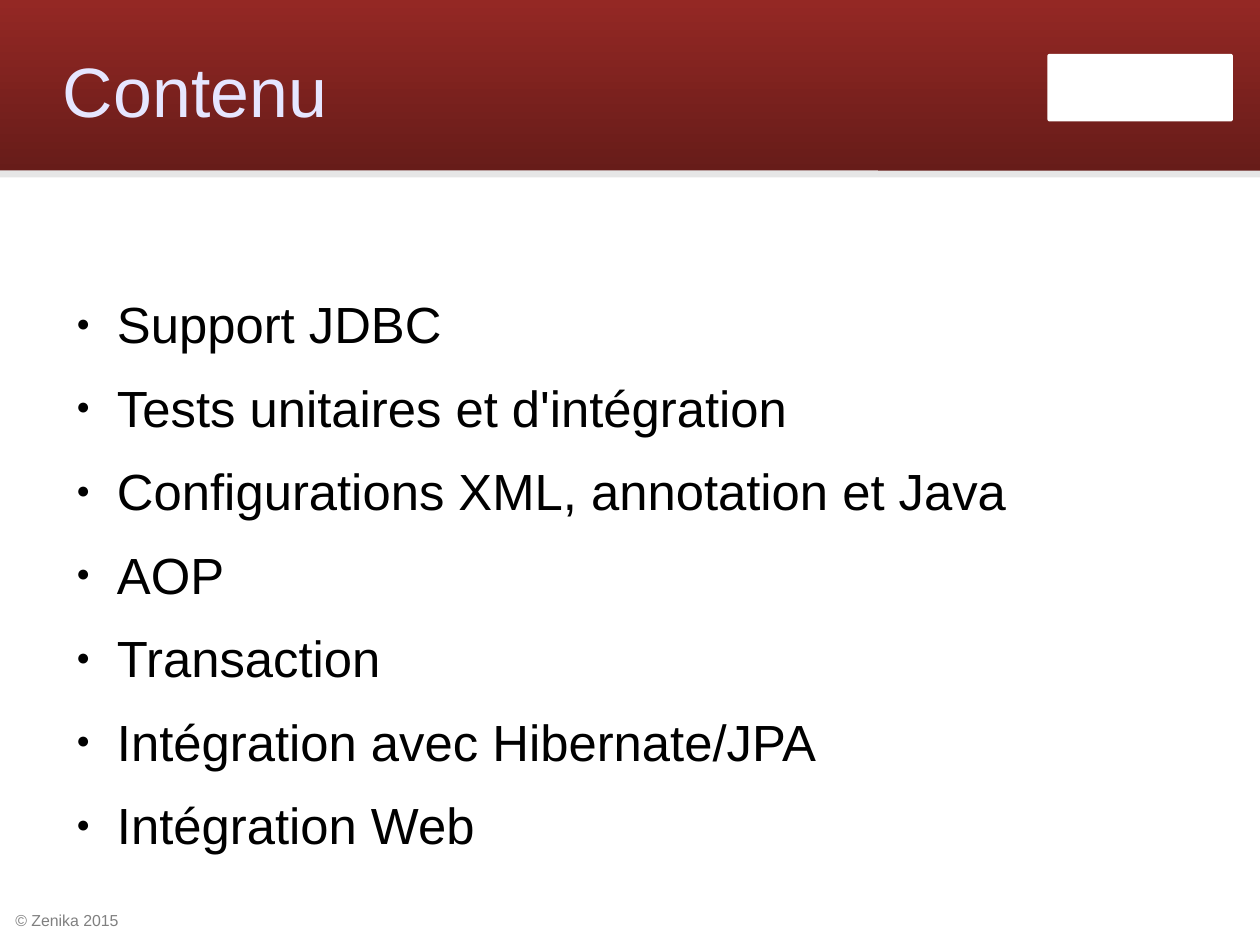
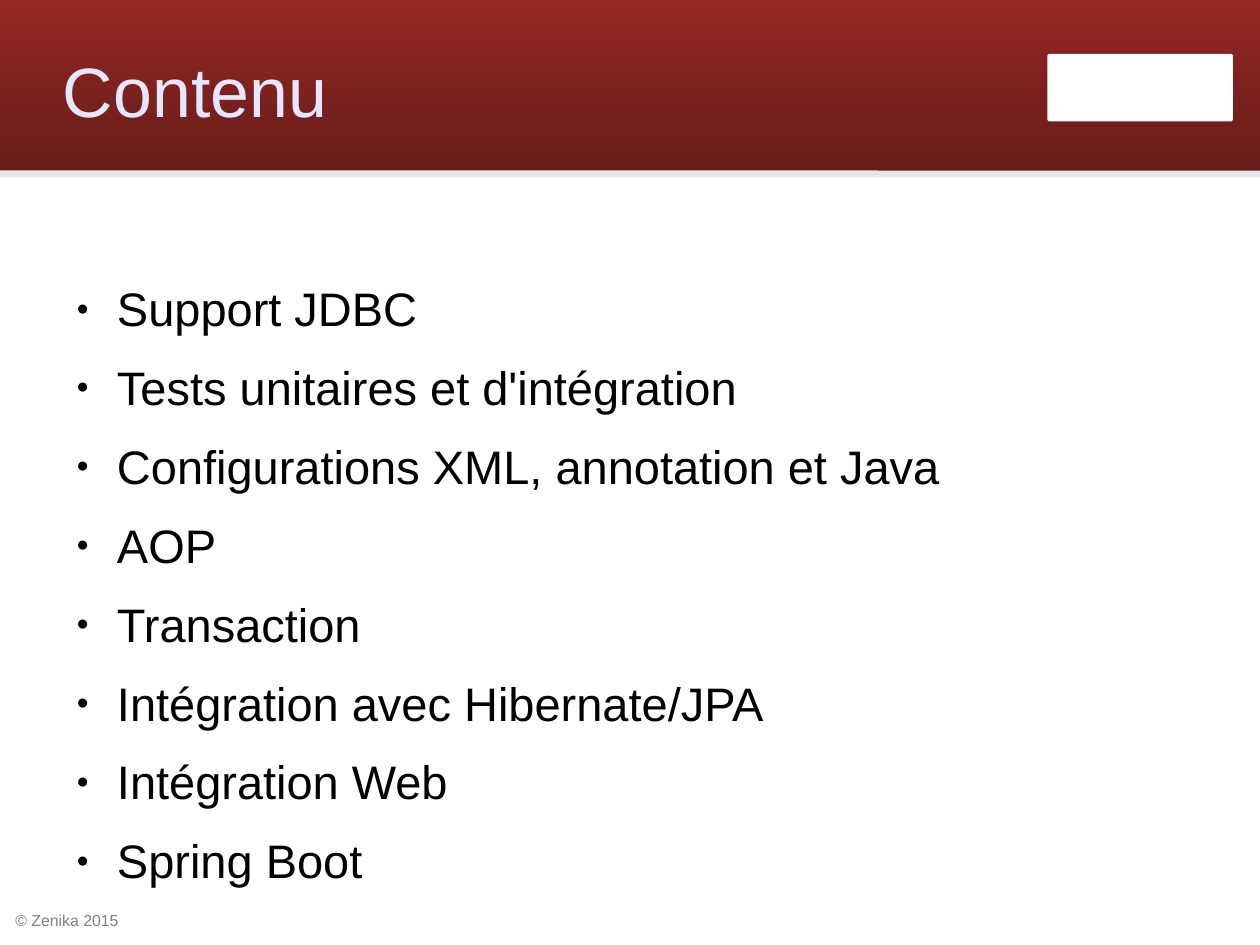
Before and after one commit to Zenika/workshop-spring-core, a slide deck: slide 2 of spring-workshop.odp. Drawn at 1260x945 pixels with LibreOffice and Linux fonts; fonts in the diff are those of the drawing; background and template pictures are left out. Boxes give left, top, right and bottom in pixels: in the first picture for what was removed or moved away, otherwise in the second. Text is boxed around its words. In the diff, an @@ line names an element or a change of style, - is before the commit and + after.

Commit message:
Créer les slides Spring Boot

```diff
--- a/spring-workshop.odp
+++ b/spring-workshop.odp
@@ text at (117,293,939,808): paragraph added @@
+● Spring Boot
@@ text "Support JDBC": place and size @@
-text "Support JDBC" at (117,307,1006,855)
+text "Support JDBC" at (117,293,939,808)
@@ text at (117,293,939,808): size 32 to 29.6 pt @@
```
Also in this commit, not shown: 22 slides added, 4 other files.
